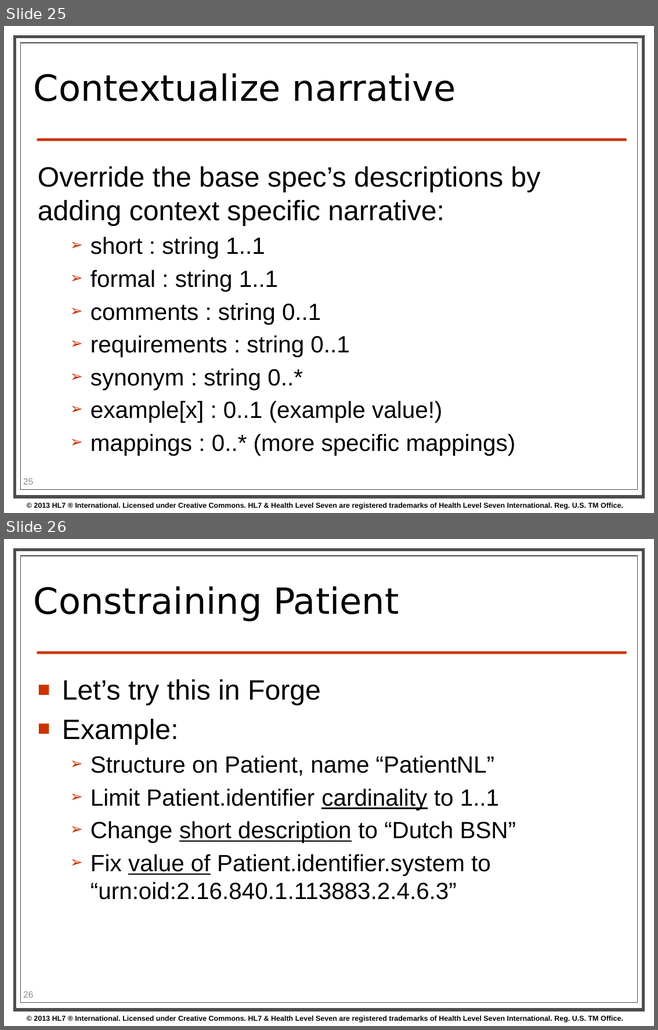
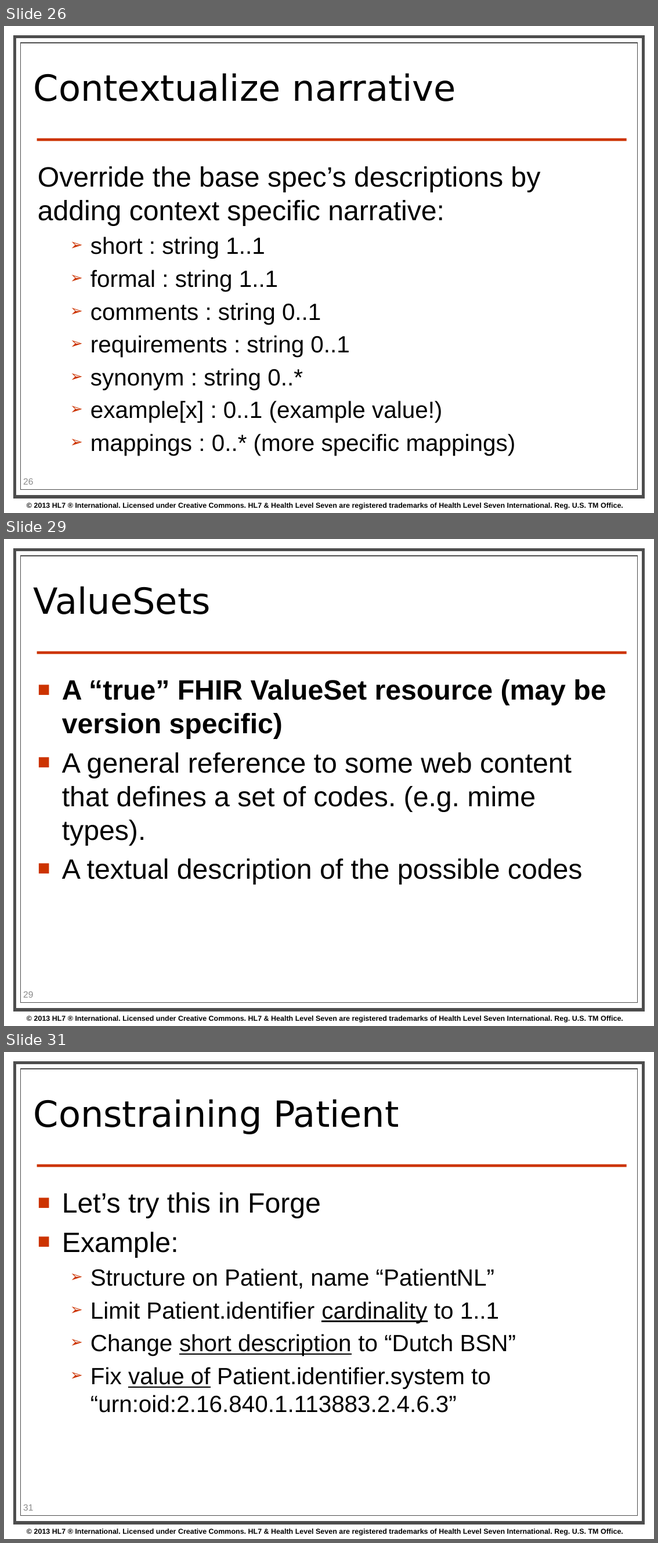
Before and after one commit to kevinpeterson/fhir, a slide deck: presentations/2014-01 Tutorials/201401 - San Antonio - Profiling FHIR.pptx. Shown one above the other, each under a label of ours: slides 25 and 26 before the commit, slides 26, 29 and 31 after it; the slides between them are not shown. The pictures are 658x1030 and 658x1543 pixels, drawn with LibreOffice and Linux fonts; fonts in the diff are those of the drawing; background and template pictures are left out. Boxes give left, top, right and bottom in pixels: in the first picture for what was removed or moved away, otherwise in the second. Text is boxed around its words. In the diff, an @@ line names an element or a change of style, - is before the commit and + after.

```diff
--- a/presentations/2014-01 Tutorials/201401 - San Antonio - Profiling FHIR.pptx
+++ b/presentations/2014-01 Tutorials/201401 - San Antonio - Profiling FHIR.pptx
@@ slide 29 added at (x1=4, y1=539, x2=654, y2=1026), background #FFFFFF; not listed: 4 template elements that a slide beside it also shows @@
@@ title added at (x1=34, y1=586, x2=210, y2=614), 40 pt, text #000000 @@
+ValueSets
@@ text added at (x1=62, y1=679, x2=605, y2=885), 31 pt, text #000000 @@
+■ A “true” FHIR ValueSet resource (may be version specific)
+■ A general reference to some web content that defines a set of codes. (e.g. mime types).
+■ A textual description of the possible codes
@@ page number added at (x1=23, y1=991, x2=33, y2=998), 10 pt, text #8C8C8C @@
+29
@@ what was slide 25 is now slide 26 @@
@@ what was slide 26 is now slide 31 @@
@@ page number at (x1=23, y1=1504, x2=33, y2=1511): text changed @@
-26
+31
```
Also in this commit, not shown: 5 slides changed, 10 other slides added, 2 slides removed.
